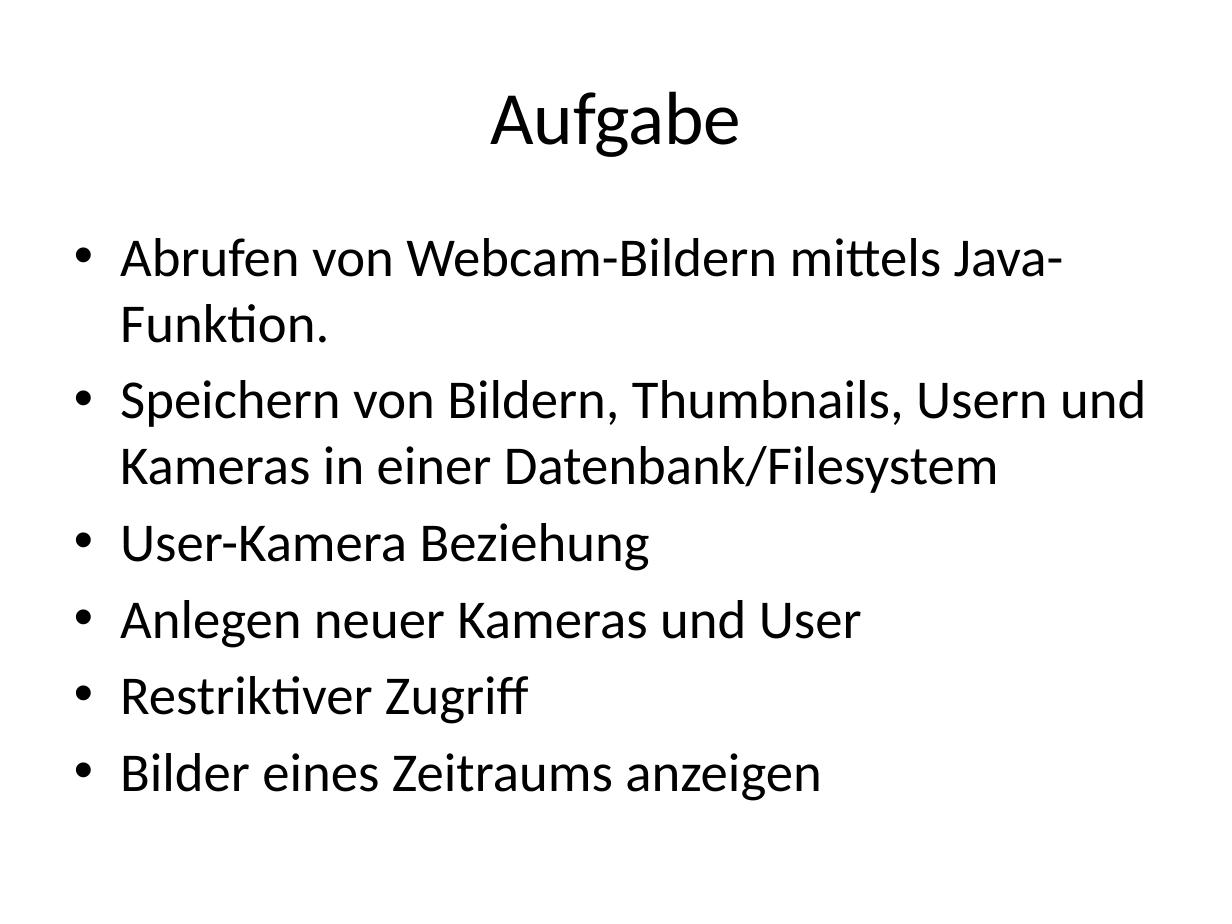
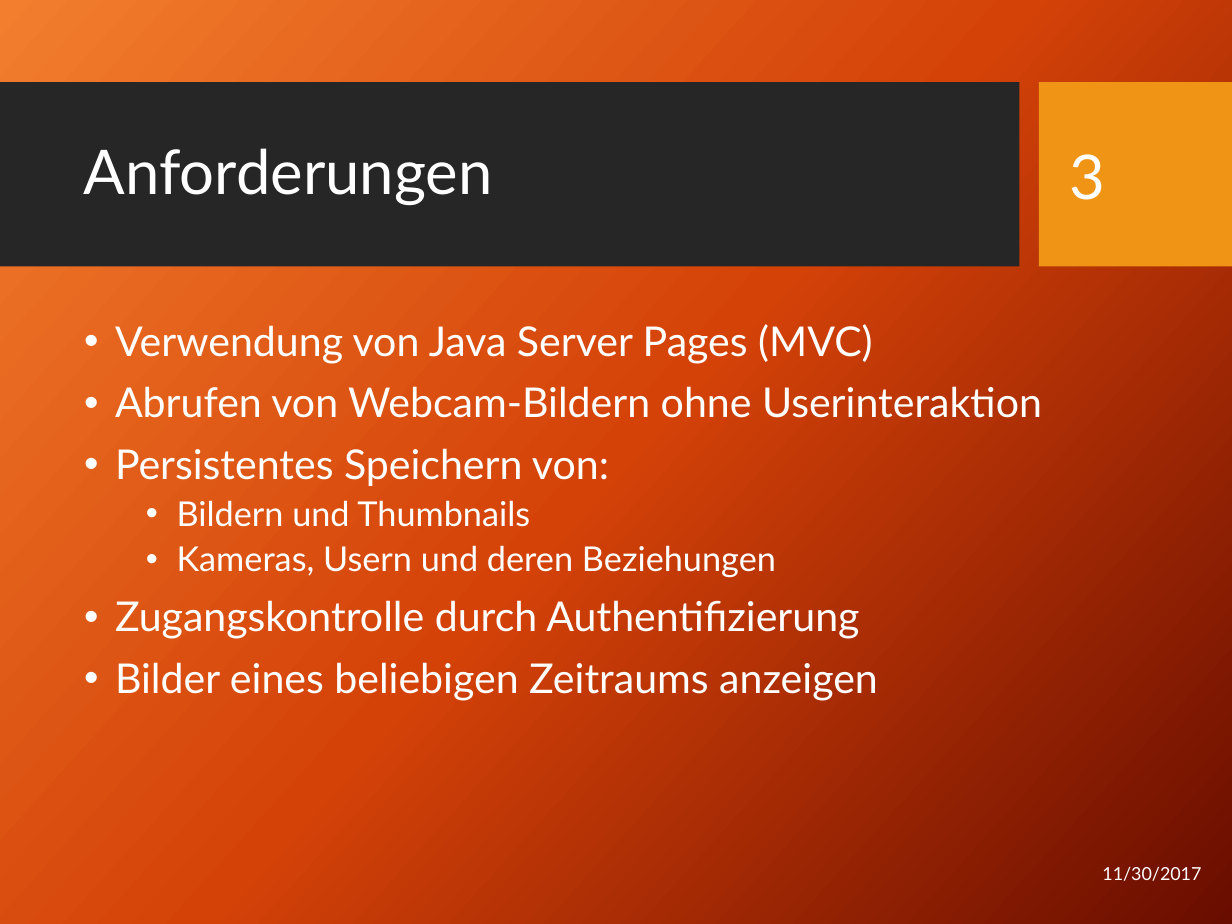
Before and after one commit to chriz239/WaiProjekt, a slide deck: slide 3 of WebContent/WAI.pptx. Drawn at 1232x924 pixels with LibreOffice and Linux fonts; fonts in the diff are those of the drawing; background and template pictures are left out. Boxes give left, top, right and bottom in pixels: in the first picture for what was removed or moved away, otherwise in the second. Text is boxed around its words. In the diff, an @@ line names an element or a change of style, - is before the commit and + after.

```diff
--- a/WebContent/WAI.pptx
+++ b/WebContent/WAI.pptx
@@ background #FFFFFF to picture (left out) @@
@@ rectangle added at (0, 83, 1020, 267), fill #262626 @@
@@ rectangle added at (1039, 83, 1232, 267), fill #F09415 @@
@@ title at (84, 148, 493, 205): text changed; size 44 to 36 pt; font Calibri to Lato; text colour #000000 to #FFFFFF @@
-Aufgabe
+Anforderungen
@@ page number added at (1070, 154, 1106, 200), 36 pt, text #FFFFFF @@
+3
@@ text at (115, 324, 1042, 701): text changed; size 32 to 24 pt; font Calibri to Lato; text colour #000000 to #FFFFFF @@
-• Abrufen von Webcam-Bildern mittels Java-Funktion.
-• Speichern von Bildern, Thumbnails, Usern und Kameras in einer Datenbank/Filesystem
-• User-Kamera Beziehung
-• Anlegen neuer Kameras und User
-• Restriktiver Zugriff
-• Bilder eines Zeitraums anzeigen
+• Verwendung von Java Server Pages (MVC)
+• Abrufen von Webcam-Bildern ohne Userinteraktion
+• Persistentes Speichern von:
+  • Bildern und Thumbnails
+  • Kameras, Usern und deren Beziehungen
+• Zugangskontrolle durch Authentifizierung
+• Bilder eines beliebigen Zeitraums anzeigen
@@ text added at (1102, 867, 1201, 881), 10.5 pt, text #FFFFFF @@
+11/30/2017
```
Also in this commit, not shown: 14 slides added, 7 slides removed, 5 other files.
